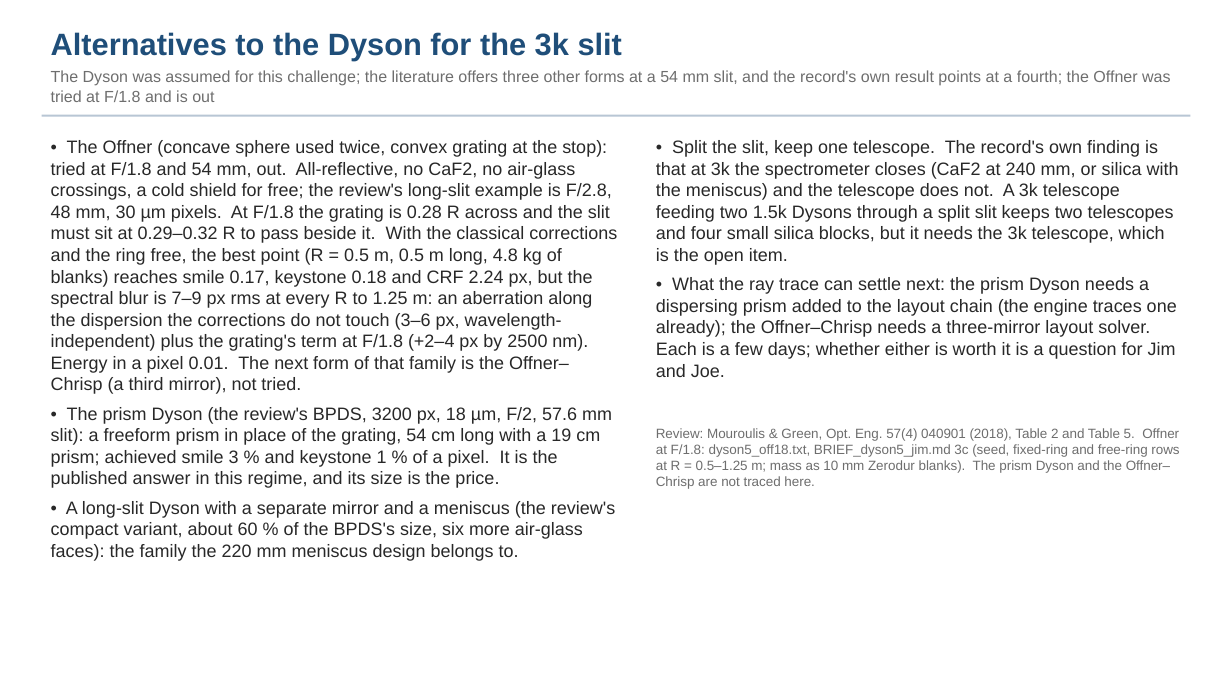
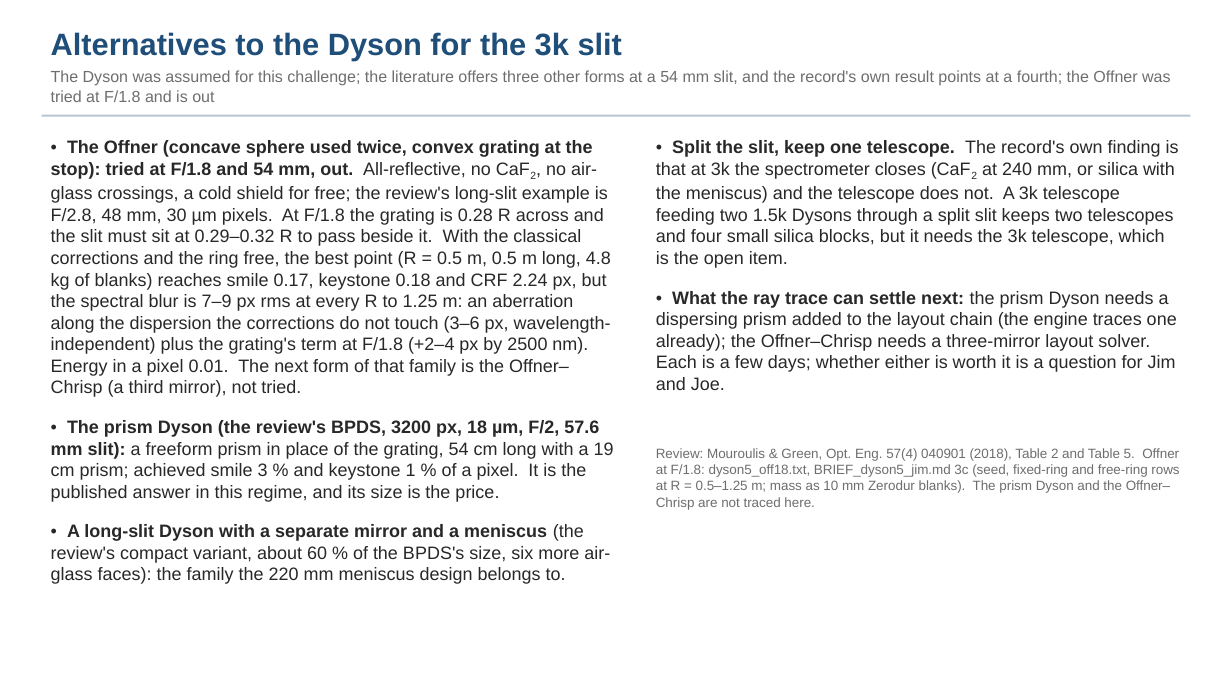
Before and after one commit to nasa-jpl/macos, a slide deck: slide 12 of demo_session/deck_dyson_record.pptx. Drawn at 1232x693 pixels with LibreOffice and Linux fonts; fonts in the diff are those of the drawing. Boxes give left, top, right and bottom in pixels: in the first picture for what was removed or moved away, otherwise in the second. Text is boxed around its words. In the diff, an @@ line names an element or a change of style, - is before the commit and + after.

```diff
--- a/demo_session/deck_dyson_record.pptx
+++ b/demo_session/deck_dyson_record.pptx
@@ text "• The Offner (concave sphere ..." at (51,140,614,584): now subscript in "CaF2,"; bold on in "The Offner (concave sphere used twice, convex ...", "The prism Dyson (the review's BPDS, 3200 ...", "A long-slit Dyson with a separate mirror ..."; more space between paragraphs @@
@@ text "• Split the slit, keep ..." at (656,140,1179,390): now subscript in "(CaF2"; bold on in "Split the slit, keep one telescope.", "What the ray trace can settle next:"; more space between paragraphs @@
@@ text "Review: Mouroulis & Green, Opt. ...": place and size @@
-text "Review: Mouroulis & Green, Opt. ..." at (656,428,1179,489)
+text "Review: Mouroulis & Green, Opt. ..." at (656,448,1179,510)
```
Also in this commit, not shown: 14 other slides changed, 2 other files.
